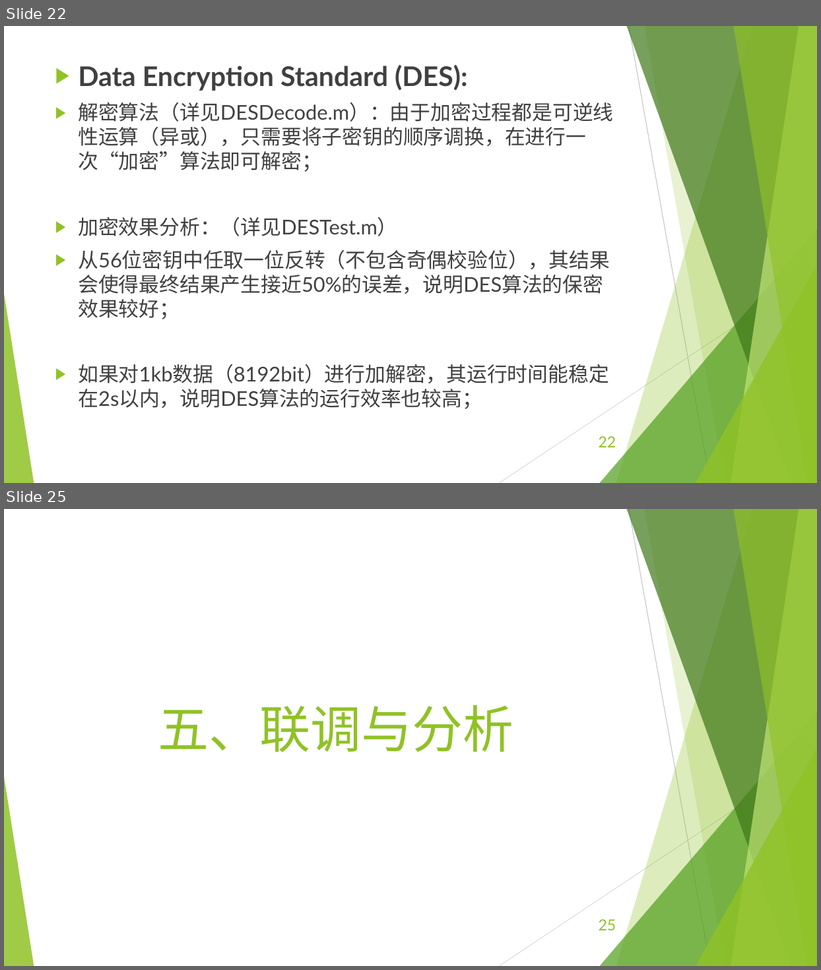
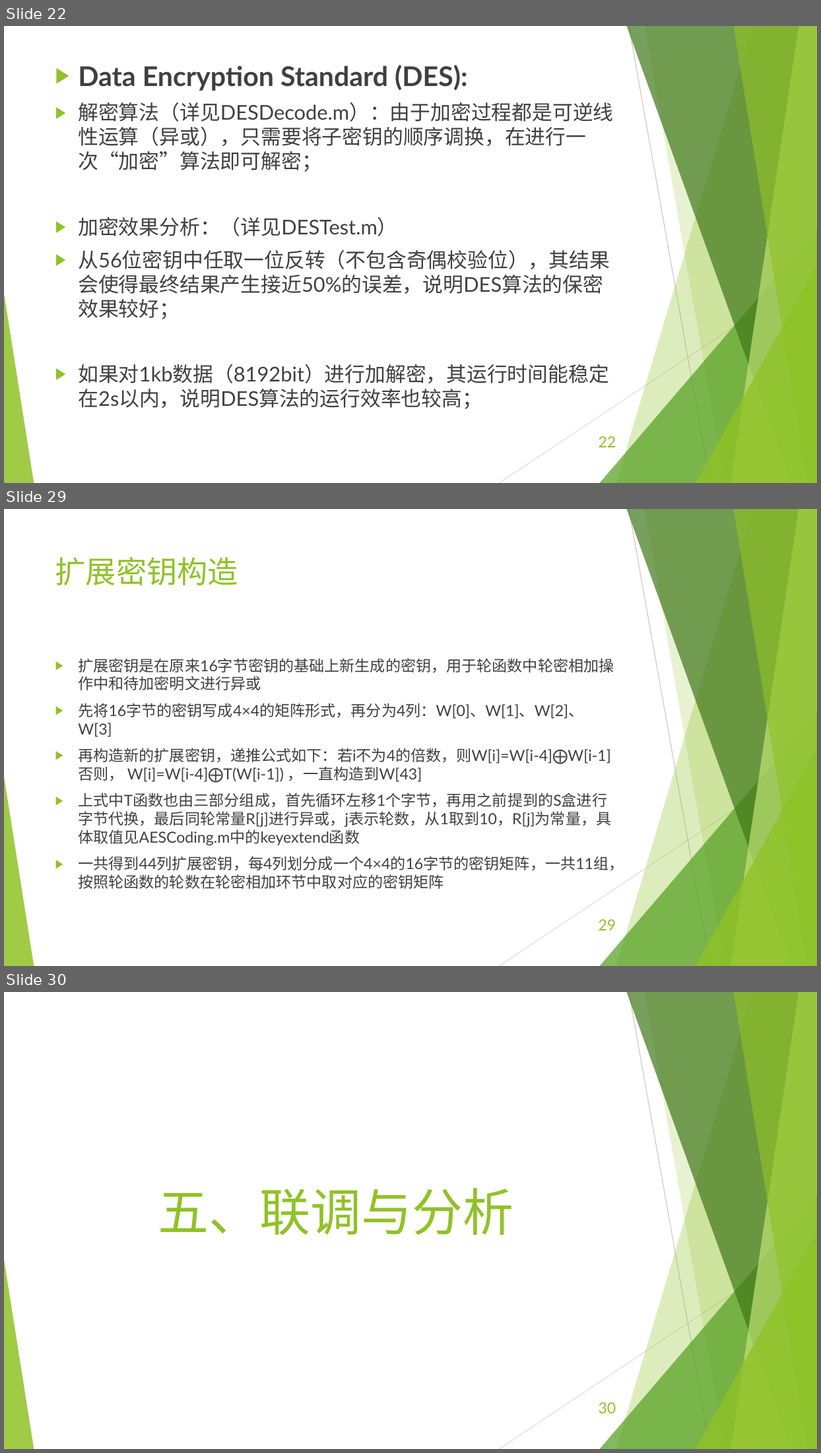
Before and after one commit to EECodingPresentation/project2, a slide deck: 展示报告.pptx. Shown one above the other, each under a label of ours: slides 22 and 25 before the commit, slides 22, 29 and 30 after it; the slides between them are not shown. The pictures are 821x970 and 821x1453 pixels, drawn with LibreOffice and Linux fonts; fonts in the diff are those of the drawing. Boxes give left, top, right and bottom in pixels: in the first picture for what was removed or moved away, otherwise in the second. Text is boxed around its words. In the diff, an @@ line names an element or a change of style, - is before the commit and + after.

Commit message:
更新AES相关函数以及PPT

```diff
--- a/展示报告.pptx
+++ b/展示报告.pptx
@@ slide 29 added at (4,509,817,966), background #FFFFFF; not listed: 10 template elements that a slide beside it also shows @@
@@ title added at (55,557,238,586), 36 pt, text #90C226 @@
+扩展密钥构造
@@ text added at (78,658,624,889), 18 pt, text #404040 @@
+▶ 扩展密钥是在原来16字节密钥的基础上新生成的密钥，用于轮函数中轮密相加操作中和待加密明文进行异或
+▶ 先将16字节的密钥写成4×4的矩阵形式，再分为4列：W[0]、W[1]、W[2]、W[3]
+▶ 再构造新的扩展密钥，递推公式如下：若i不为4的倍数，则W[i]=W[i-4]⨁W[i-1]否则， W[i]=W[i-4]⨁T(W[i-1]) ，一直构造到W[43]
+▶ 上式中T函数也由三部分组成，首先循环左移1个字节，再用之前提到的S盒进行字节代换，最后同轮常量R[j]进行异或，j表示轮数，从1取到10，R[j]为常量，具体取值见AESCoding.m中的keyextend函数
+▶ 一共得到44列扩展密钥，每4列划分成一个4×4的16字节的密钥矩阵，一共11组，按照轮函数的轮数在轮密相加环节中取对应的密钥矩阵
@@ page number added at (599,920,616,931), 18 pt, text #90C226 @@
+29
@@ what was slide 25 is now slide 30 @@
@@ page number at (599,1403,616,1414): text changed @@
-25
+30
```
Also in this commit, not shown: 1 slide changed, 5 other slides added, 1 slide removed, 12 other files.
